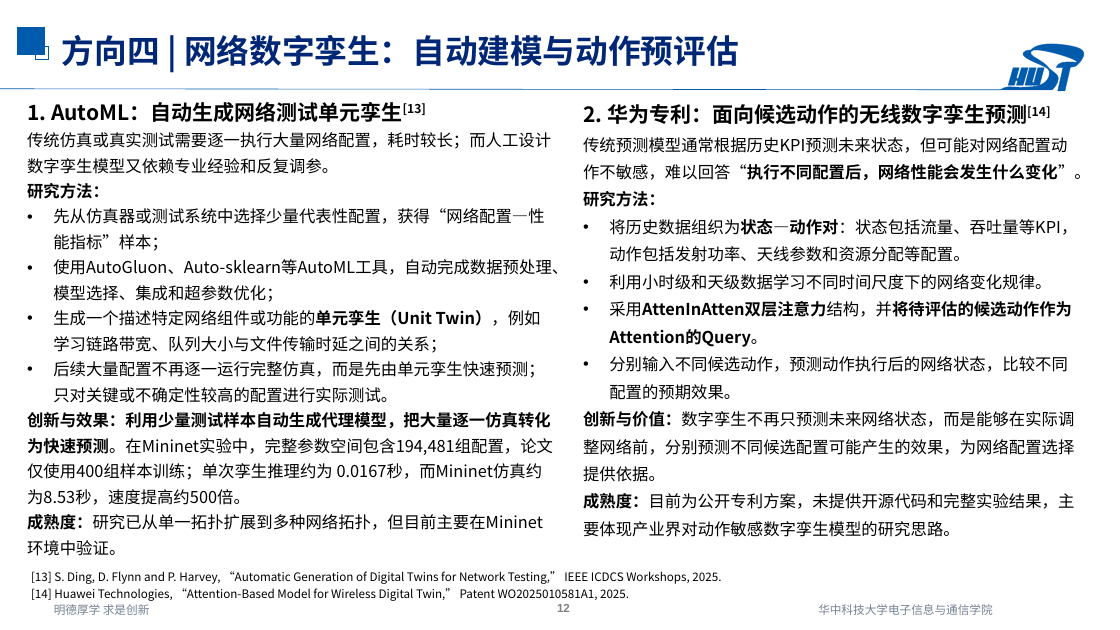
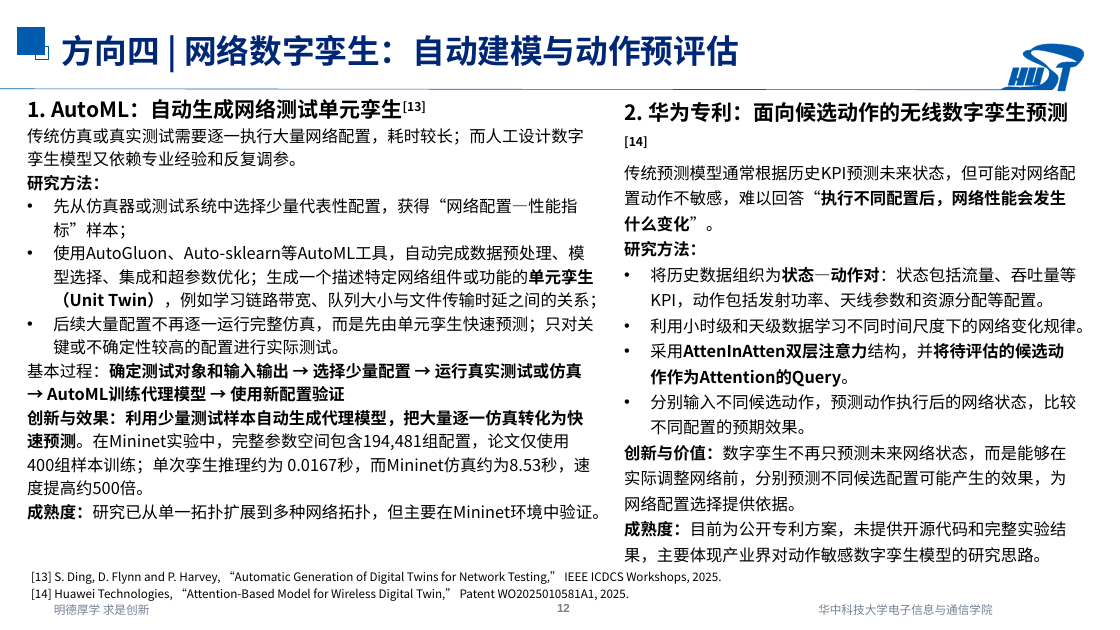
Before and after one commit to strings-pixel/self, a slide deck: slide 12 of 9.17_AI与通信融合研究进展调研.pptx. Drawn at 1120x630 pixels with LibreOffice and Linux fonts; fonts in the diff are those of the drawing. Boxes give left, top, right and bottom in pixels: in the first picture for what was removed or moved away, otherwise in the second. Text is boxed around its words. In the diff, an @@ line names an element or a change of style, - is before the commit and + after.

```diff
--- a/9.17_AI与通信融合研究进展调研.pptx
+++ b/9.17_AI与通信融合研究进展调研.pptx
@@ text "2. 华为专利：面向候选动作的无线数字孪生预测[14]": place and size @@
-text "2. 华为专利：面向候选动作的无线数字孪生预测[14]" at bbox=[583, 104, 1091, 537]
+text "2. 华为专利：面向候选动作的无线数字孪生预测[14]" at bbox=[624, 102, 1092, 563]
@@ text "2. 华为专利：面向候选动作的无线数字孪生预测[14]" at bbox=[624, 102, 1092, 563]: line spacing 1.4 to 1.3 @@
@@ text at bbox=[27, 99, 593, 496]: line spacing 1.3 to 1.2 @@
@@ text at bbox=[53, 245, 606, 309]: text changed @@
-• 使用AutoGluon、Auto-sklearn等AutoML工具，自动完成数据预处理、模型选择、集成和超参数优化；
-• 生成一个描述特定网络组件或功能的单元孪生（Unit Twin），例如学习链路带宽、队列大小与文件传输时延之间的关系；
+• 使用AutoGluon、Auto-sklearn等AutoML工具，自动完成数据预处理、模型选择、集成和超参数优化；生成一个描述特定网络组件或功能的单元孪生（Unit Twin），例如学习链路带宽、队列大小与文件传输时延之间的关系；
@@ text at bbox=[27, 363, 582, 402]: paragraph added @@
+基本过程：确定测试对象和输入输出 → 选择少量配置 → 运行真实测试或仿真 → AutoML训练代理模型 → 使用新配置验证
@@ text at bbox=[27, 504, 608, 520]: text changed @@
-成熟度：研究已从单一拓扑扩展到多种网络拓扑，但目前主要在Mininet环境中验证。
+成熟度：研究已从单一拓扑扩展到多种网络拓扑，但主要在Mininet环境中验证。
```
Also in this commit, not shown: 2 other slides changed, 1 other file.
